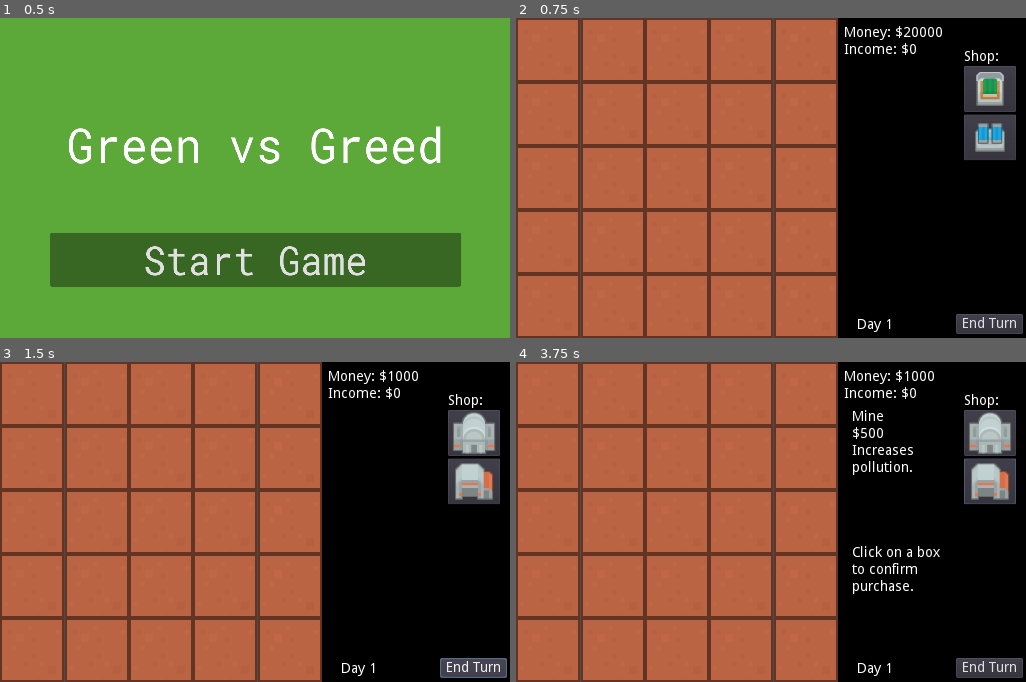
Above: before the commit, frames 1-4 (two rows, left to right).
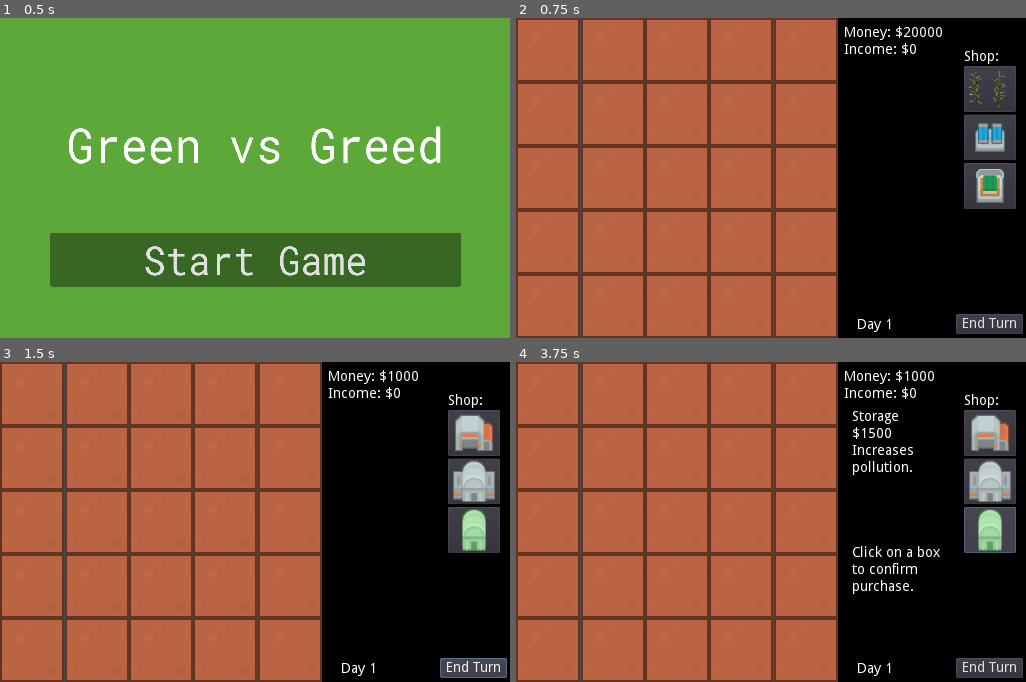
Above: after the commit, the same moments.

Repository: NicoleTomaszewski/GreenVsGreed
Game: Godot game, scene res://Scenes/Start Menu.tscn
Same seed, same stepped clock (60 frames per second), same inputs: the game is played once before the commit and once after it.
Inputs (mouse positions are in pixels of both pictures, inside the frame that each line leads up to; where the layout moved, square brackets give the same spot in the first picture):
- Up to frame 1 (0.5 s): no input
- Up to frame 2 (0.75 s): click "Start Game" at 0.5 s
- Up to frame 3 (1.5 s): click "End Turn" at 1.25 s
- Up to frame 4 (3.75 s): click (990, 480) [990, 432] at 2 s; click (990, 432) [990, 480] at 2.75 s; click (990, 528) at 3.52 s

Frame 1 is identical in both runs. In frame 2, 2.1% of the frame differs, in the area x 87-99%, y 16-60%; in frame 3, 2.6%; in frame 4, 2.9%, in the area x 66-99%, y 15-60%.

Commit message:
adding income

Diff:
--- a/Globals.gd
+++ b/Globals.gd
@@ -8,6 +8,7 @@
 # var b = "text"
 var current_scene = null
 
+var updateMoney = false
 
 const P1 = 0
 const P2 = 1
--- a/Scripts/UI.gd
+++ b/Scripts/UI.gd
@@ -9,6 +9,12 @@
 	$Stats.text = "Greenhouse\n$%d\nTo help with\npollution." % globals.BuildingsCost[globals.BuildingsFarmer.GREENHOUSE]
 	$ConfirmationText.text = "Click on a box\nto confirm\npurchase."
 	globals.next_placement = globals.BuildingsFarmer.GREENHOUSE
+
+
+func _on_crops_button_up():
+	$Stats.text = "Crops\n$%d\nTo help with\npollution." % globals.BuildingsCost[globals.BuildingsFarmer.CROPS]
+	$ConfirmationText.text = "Click on a box\nto confirm\npurchase."
+	globals.next_placement = globals.BuildingsFarmer.CROPS
 
 
 func _on_base_button_up():
@@ -29,9 +35,21 @@
 	globals.next_placement = globals.BuildingsCompany.MINE
 
 
+func _on_storage_button_up():
+	$Stats.text = "Storage\n$%d\nIncreases\npollution." % globals.BuildingsCost[globals.BuildingsCompany.STORAGE]
+	$ConfirmationText.text = "Click on a box\nto confirm\npurchase."
+	globals.next_placement = globals.BuildingsCompany.STORAGE
+
+func _draw():
+	if globals.updateMoney:
+		$MoneyText.text = "Money: $%d\nIncome: $%d" % [globals.money[globals.cur_player], globals.income[globals.cur_player]]
+		globals.updateMoney = false
+
 func _on_EndTurnButton_button_up():
 	if globals.cur_player == globals.COMPANY:
 		globals.day = globals.day + 1
+		globals.money[globals.COMPANY] += globals.income[globals.COMPANY]
+		globals.money[globals.FARMER] += globals.income[globals.FARMER]
 		$TurnText.text = "Day %d" % globals.day
 		$"Farm Buildings".visible = true
 		$"Company Buildings".visible = false
--- a/Tile.gd
+++ b/Tile.gd
@@ -37,6 +37,7 @@
 	print(globals.next_placement_cost())
 	if globals.next_placement != 0 && globals.cur_player_money() >= globals.next_placement_cost() && buildingType != globals.next_placement:
 		globals.money[globals.cur_player] -= globals.next_placement_cost()
+		globals.updateMoney = true
 		var img = globals.BuildingsTextures[globals.next_placement]
 		if img != null:
 			buildingIcon.set_texture(img)
--- a/UI.tscn
+++ b/UI.tscn
@@ -1,10 +1,12 @@
-[gd_scene load_steps=6 format=2]
+[gd_scene load_steps=8 format=2]
 
 [ext_resource path="res://Assets/Graphics/Factory/Greenhouse.png" type="Texture" id=1]
 [ext_resource path="res://Assets/Graphics/Factory/SolarPanel.png" type="Texture" id=2]
 [ext_resource path="res://Assets/Graphics/Factory/Base.png" type="Texture" id=3]
 [ext_resource path="res://Assets/Graphics/Factory/Mine.png" type="Texture" id=4]
 [ext_resource path="res://Scripts/UI.gd" type="Script" id=5]
+[ext_resource path="res://Assets/Graphics/Plant/Crops.png" type="Texture" id=6]
+[ext_resource path="res://Assets/Graphics/Factory/Storage.png" type="Texture" id=7]
 
 [node name="UI" type="Control"]
 anchor_right = 0.922
@@ -55,14 +57,14 @@
 margin_bottom = 340.0
 rect_scale = Vector2( 0.685158, 0.654964 )
 
-[node name="greenhouse" type="Button" parent="Farm Buildings"]
+[node name="crops" type="Button" parent="Farm Buildings"]
 margin_right = 76.0
 margin_bottom = 70.0
 hint_tooltip = "$500"
 mouse_default_cursor_shape = 2
 size_flags_horizontal = 0
 size_flags_vertical = 0
-icon = ExtResource( 1 )
+icon = ExtResource( 6 )
 
 [node name="solar" type="Button" parent="Farm Buildings"]
 margin_top = 74.0
@@ -73,6 +75,16 @@
 size_flags_horizontal = 0
 size_flags_vertical = 0
 icon = ExtResource( 2 )
+
+[node name="greenhouse" type="Button" parent="Farm Buildings"]
+margin_top = 148.0
+margin_right = 76.0
+margin_bottom = 218.0
+hint_tooltip = "$500"
+mouse_default_cursor_shape = 2
+size_flags_horizontal = 0
+size_flags_vertical = 0
+icon = ExtResource( 1 )
 
 [node name="ShopText" type="Label" parent="."]
 margin_left = 128.0
@@ -96,27 +108,39 @@
 margin_bottom = 340.0
 rect_scale = Vector2( 0.685158, 0.654964 )
 
-[node name="base" type="Button" parent="Company Buildings"]
+[node name="mine" type="Button" parent="Company Buildings"]
 margin_right = 76.0
 margin_bottom = 70.0
+hint_tooltip = "800"
+mouse_default_cursor_shape = 2
+size_flags_horizontal = 0
+size_flags_vertical = 0
+icon = ExtResource( 4 )
+
+[node name="base" type="Button" parent="Company Buildings"]
+margin_top = 74.0
+margin_right = 76.0
+margin_bottom = 144.0
 hint_tooltip = "1000"
 mouse_default_cursor_shape = 2
 size_flags_horizontal = 0
 size_flags_vertical = 0
 icon = ExtResource( 3 )
 
-[node name="mine" type="Button" parent="Company Buildings"]
-margin_top = 74.0
+[node name="storage" type="Button" parent="Company Buildings"]
+margin_top = 148.0
 margin_right = 76.0
-margin_bottom = 144.0
-hint_tooltip = "800"
+margin_bottom = 218.0
+hint_tooltip = "1000"
 mouse_default_cursor_shape = 2
 size_flags_horizontal = 0
 size_flags_vertical = 0
-icon = ExtResource( 4 )
+icon = ExtResource( 7 )
 
 [connection signal="button_up" from="EndTurnButton" to="." method="_on_EndTurnButton_button_up"]
+[connection signal="button_up" from="Farm Buildings/crops" to="." method="_on_crops_button_up"]
+[connection signal="button_up" from="Farm Buildings/solar" to="." method="_on_solar_button_up"]
 [connection signal="button_up" from="Farm Buildings/greenhouse" to="." method="_on_greenhouse_button_up"]
-[connection signal="button_up" from="Farm Buildings/solar" to="." method="_on_solar_button_up"]
+[connection signal="button_up" from="Company Buildings/mine" to="." method="_on_mine_button_up"]
 [connection signal="button_up" from="Company Buildings/base" to="." method="_on_base_button_up"]
-[connection signal="button_up" from="Company Buildings/mine" to="." method="_on_mine_button_up"]
+[connection signal="button_up" from="Company Buildings/storage" to="." method="_on_storage_button_up"]
